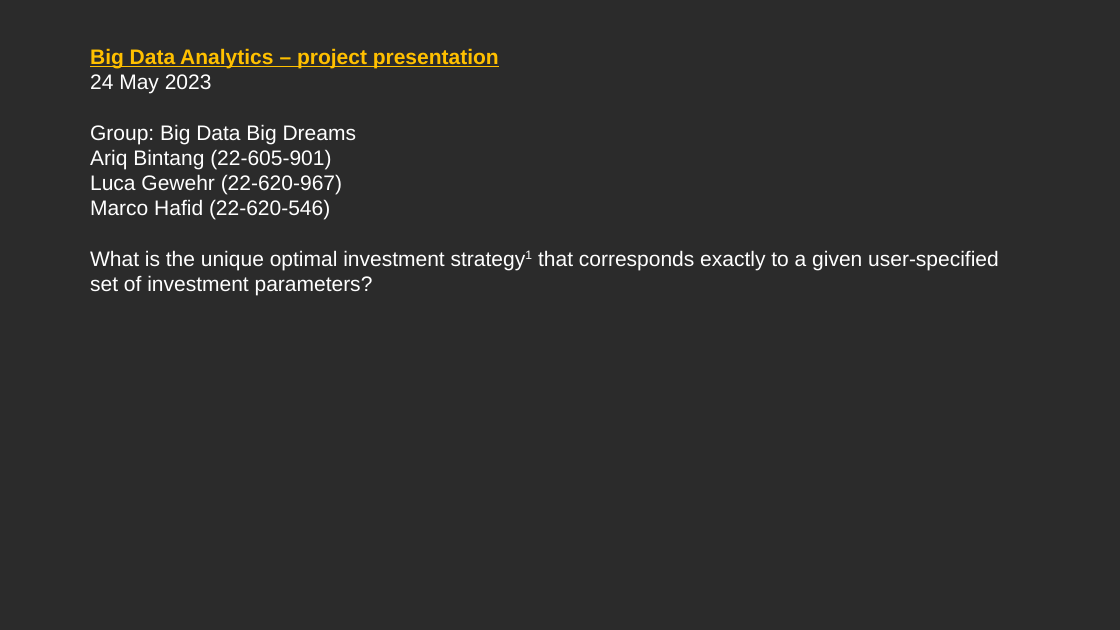
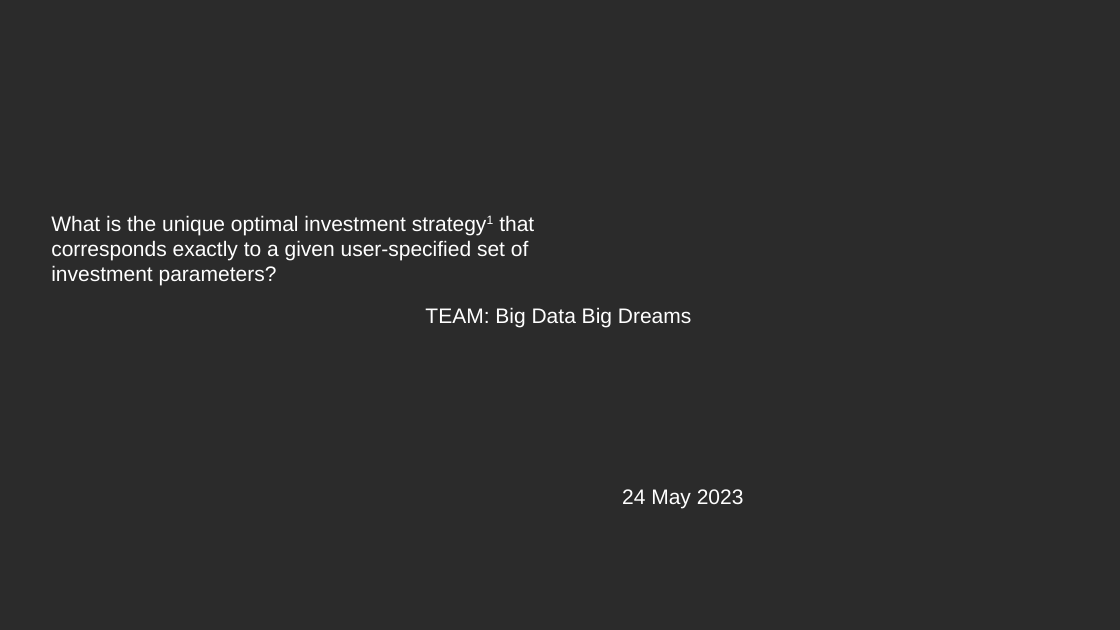
Before and after one commit to MarcoH97/Big-Data-project, a slide deck: slide 1 of 2023_05_24 - BDA - Big Data Big Dreams v0.pptx. Drawn at 1120x630 pixels with LibreOffice and Linux fonts; fonts in the diff are those of the drawing; background and template pictures are left out; a plain dark background stands for a picture behind light text. Boxes give left, top, right and bottom in pixels: in the first picture for what was removed or moved away, otherwise in the second. Text is boxed around its words. In the diff, an @@ line names an element or a change of style, - is before the commit and + after.

```diff
--- a/2023_05_24 - BDA - Big Data Big Dreams v0.pptx
+++ b/2023_05_24 - BDA - Big Data Big Dreams v0.pptx
@@ text at box(90, 48, 499, 220): paragraphs removed @@
-Big Data Analytics – project presentation
-24 May 2023
-Group: Big Data Big Dreams
-Ariq Bintang (22-605-901)
-Luca Gewehr (22-620-967)
-Marco Hafid (22-620-546)
@@ text "What is the unique optimal ...": place and size @@
-text "What is the unique optimal ..." at box(90, 48, 999, 295)
+text "What is the unique optimal ..." at box(51, 215, 534, 286)
@@ text added at box(425, 307, 691, 327), 18 pt, text #FFFFFF @@
+TEAM: Big Data Big Dreams
@@ text added at box(622, 489, 744, 508), 18 pt, text #FFFFFF @@
+24 May 2023
```
Also in this commit, not shown: 4 slides added, 3 other files.
